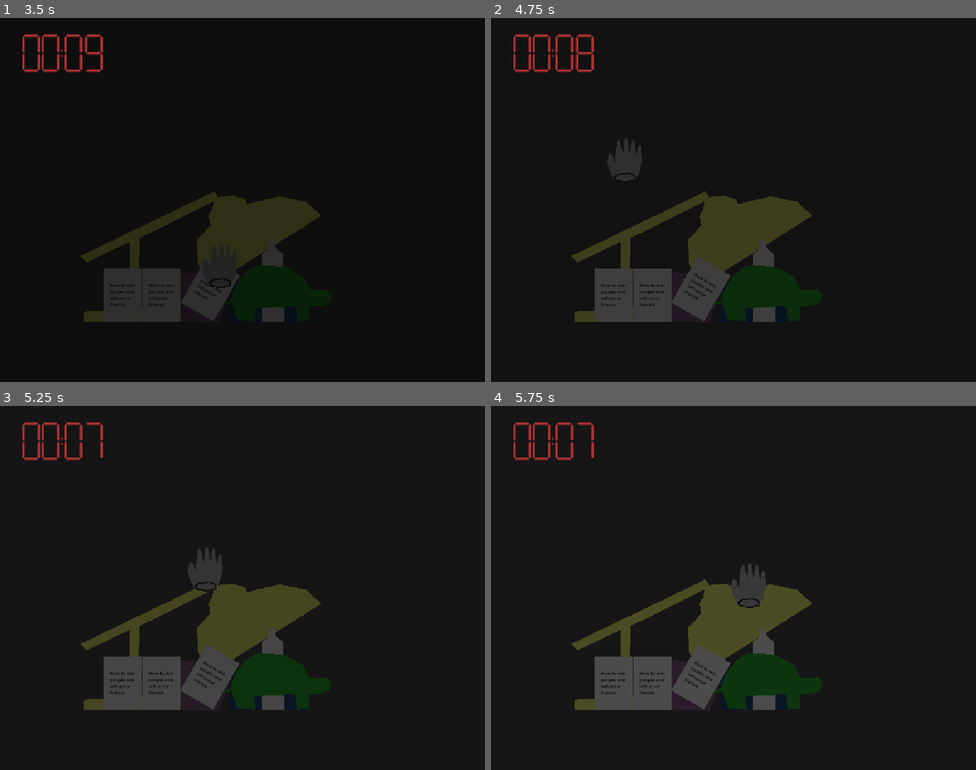
Above: before the commit, frames 1-4 (two rows, left to right).
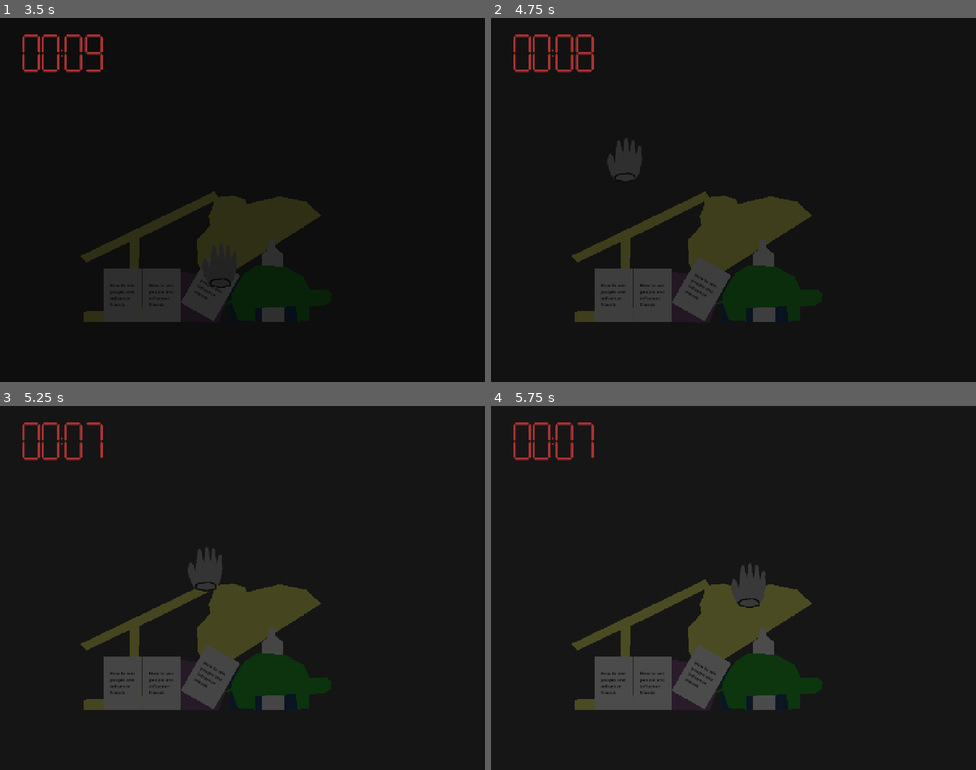
Above: after the commit, the same moments.

Repository: tom-frantz/gmtk-2026
Game: Godot game, scene res://scenes/minigames/alarm_clock_v2.tscn
Two runs of this game, one before a commit and one after it. Both use one fixed random seed, a clock stepped at 60 frames per second and the inputs below. This scene is started directly instead of the project's main scene.
Inputs (mouse positions are in pixels of both pictures, inside the frame that each line leads up to):
- Up to frame 1 (3.5 s): tap Enter at 0.5 s; move the mouse to (349, 181) at 0.52 s; click (349, 181) at 0.6 s; tap Space at 1.25 s; move the mouse to (145, 218) at 1.27 s; click (145, 218) at 1.35 s; move the mouse to (291, 119) at 2.02 s; click (291, 119) at 2.1 s; move the mouse to (218, 272) at 2.77 s; click (218, 272) at 2.85 s
- Up to frame 2 (4.75 s): move the mouse to (879, 254) at 3.52 s; click (879, 254) at 3.6 s; move the mouse to (588, 145) at 4.27 s; click (588, 145) at 4.35 s
- Up to frame 3 (5.25 s): move the mouse to (266, 588) at 5.02 s; click (266, 588) at 5.1 s
- Up to frame 4 (5.75 s): no input

Frame 1 is identical in both runs. In frame 2, 0.1% of the frame differs, in the area x 30-69%, y 65-84%; in frame 3, 0.1%; in frame 4, 0.2%.
Error after the commit: Cannot call method 'get_path' on a null value. (res://scripts/grabbable.gd:16)

Commit message:
feet: scripting and things for the timer

Diff:
--- a/project.godot
+++ b/project.godot
@@ -14,15 +14,6 @@
 run/main_scene="uid://ba6adnn1mtrj7"
 config/features=PackedStringArray("4.7", "GL Compatibility")
 config/icon="res://icon.svg"
-
-[debug]
-
-gdscript/warnings/untyped_declaration=2
-gdscript/warnings/unsafe_property_access=2
-gdscript/warnings/unsafe_method_access=2
-gdscript/warnings/unsafe_cast=2
-gdscript/warnings/unsafe_call_argument=2
-gdscript/warnings/unsafe_void_return=2
 
 [display]
 
--- a/scenes/common/black_fade/fade.gd
+++ b/scenes/common/black_fade/fade.gd
@@ -1,11 +1,11 @@
 extends Node2D
 
-var current_time = 0.0;
+var current_time: float = 0.0;
 # The time for the max fade
 @export_group("Fade settings")
 @export var DURATION: float = 10.0
-@export var OPACITY_START = 0.99
-@export var OPACITY_END = 0.5
+@export var OPACITY_START: float = 0.99
+@export var OPACITY_END: float = 0.5
 
 var poly: Polygon2D
 
@@ -17,6 +17,6 @@
 # Called every frame. 'delta' is the elapsed time since the previous frame.
 func _process(delta: float) -> void:
 	current_time += delta
-	var lerp = clamp(current_time / DURATION, 0.0, 1.0)
-	var opacity = OPACITY_START + (lerp * (OPACITY_END - OPACITY_START))
+	var lerp: float = clamp(current_time / DURATION, 0.0, 1.0)
+	var opacity: float = OPACITY_START + (lerp * (OPACITY_END - OPACITY_START))
 	poly.color.a = opacity
--- a/scenes/common/hand_2.gd
+++ b/scenes/common/hand_2.gd
@@ -1,8 +1,7 @@
 extends Node2D
 
-@export var FOLLOW_SPEED = 4.0
+@export var FOLLOW_SPEED: float = 4.0
 
-var current_collisions
 
 
 # Called when the node enters the scene tree for the first time.
@@ -12,16 +11,17 @@
 
 # Called every frame. 'delta' is the elapsed time since the previous frame.
 func _process(delta: float) -> void:
-	var mouse_pos = get_viewport().get_mouse_position()
-	%CharacterBody2D.position  = %CharacterBody2D.position.lerp(mouse_pos, delta * FOLLOW_SPEED)
+	var mouse_pos: Vector2 = get_viewport().get_mouse_position()
+	(%CharacterBody2D).position  = (%CharacterBody2D).position.lerp(mouse_pos, delta * FOLLOW_SPEED)
 
 
 func _input(event: InputEvent) -> void:
 	var ga: Area2D = %GrabArea
 	if event is InputEventMouseButton:
-		if event.pressed and event.button_index == MOUSE_BUTTON_LEFT:
+		var mb_event: InputEventMouseButton = event
+		if mb_event.pressed and mb_event.button_index == MOUSE_BUTTON_LEFT:
 			print("Mouse Clicked")
 			if ga.has_overlapping_bodies():
 				for ob in ga.get_overlapping_bodies():
 					if ob is Grabbable:
-						ob.try_grab(%CharacterBody2D)
+						(ob as Grabbable).try_grab((%CharacterBody2D as CharacterBody2D))
--- a/scenes/common/timer/tens.gd
+++ b/scenes/common/timer/tens.gd
@@ -8,6 +8,6 @@
 
 # Called every frame. 'delta' is the elapsed time since the previous frame.
 func _process(delta: float) -> void:
-	var time: int = int(ceili(%Timer.time_left))
-	var tens = (time / 10) % 10
+	var time: int = int(ceili((%Timer as Timer).time_left))
+	var tens: int = (time / 10) % 10
 	frame = tens
--- a/scenes/common/timer/units.gd
+++ b/scenes/common/timer/units.gd
@@ -8,7 +8,7 @@
 
 # Called every frame. 'delta' is the elapsed time since the previous frame.
 func _process(delta: float) -> void:
-	var time: int = int(ceili(%Timer.time_left))
-	var units = time % 10
+	var time: int = int(ceili((%Timer as Timer).time_left))
+	var units: int = time % 10
 	print(time)
 	frame = units
--- a/scenes/minigames/alarm_clock_v2.tscn
+++ b/scenes/minigames/alarm_clock_v2.tscn
@@ -66,7 +66,7 @@
 position = Vector2(163, 93)
 
 [node name="Timer" parent="LevelTimer" index="0" unique_id=1572085082]
-wait_time = 11.758999999999999
+wait_time = 11.759
 one_shot = true
 autostart = true
 
--- a/scripts/grabbable.gd
+++ b/scripts/grabbable.gd
@@ -10,26 +10,27 @@
 	is_hovered = false
 	instances.append(self)
 
-func create_joint(hand: Node2D):
+func create_joint(hand: Node2D) -> void:
 	joint = PinJoint2D.new()
 	joint.node_a = self.get_path()
 	joint.node_b = hand.get_path()
 	self.add_child(joint)
 
-func try_grab(hand: Node2D):
+func try_grab(hand: Node2D) -> void:
 	print("Tried to grab", self.name)
 	if not joint:
 		create_joint(hand)
 
 
-func ungrab():
+func ungrab() -> void:
 	if joint:
 		self.remove_child(joint)
 		joint = null
 
 func _input(event: InputEvent) -> void:
 	if event is InputEventMouseButton:
-		if not event.pressed and event.button_index == MOUSE_BUTTON_LEFT:
+		var mb_event: InputEventMouseButton = event
+		if not (mb_event).pressed and mb_event.button_index == MOUSE_BUTTON_LEFT:
 			ungrab()
 
 func _exit_tree() -> void:
